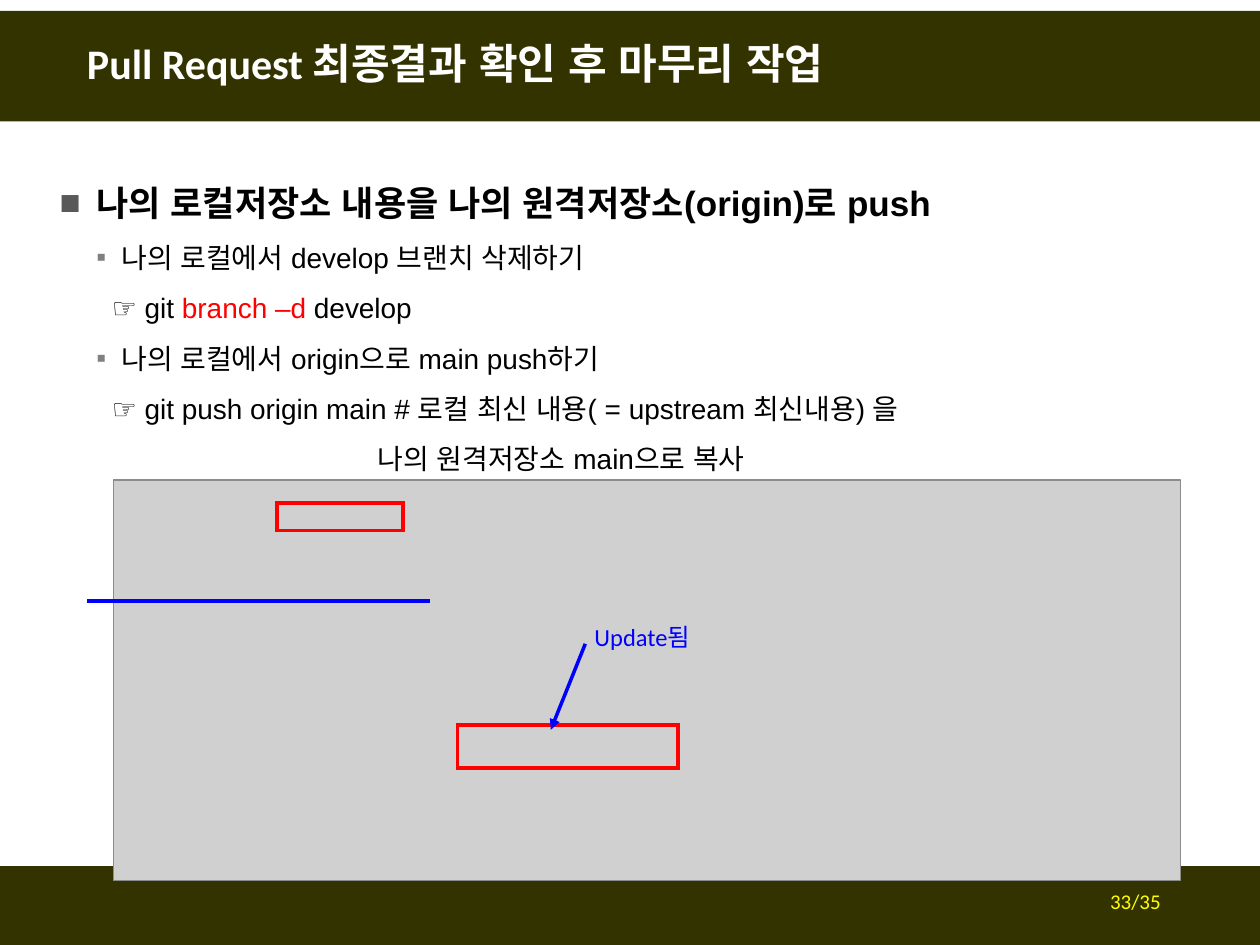
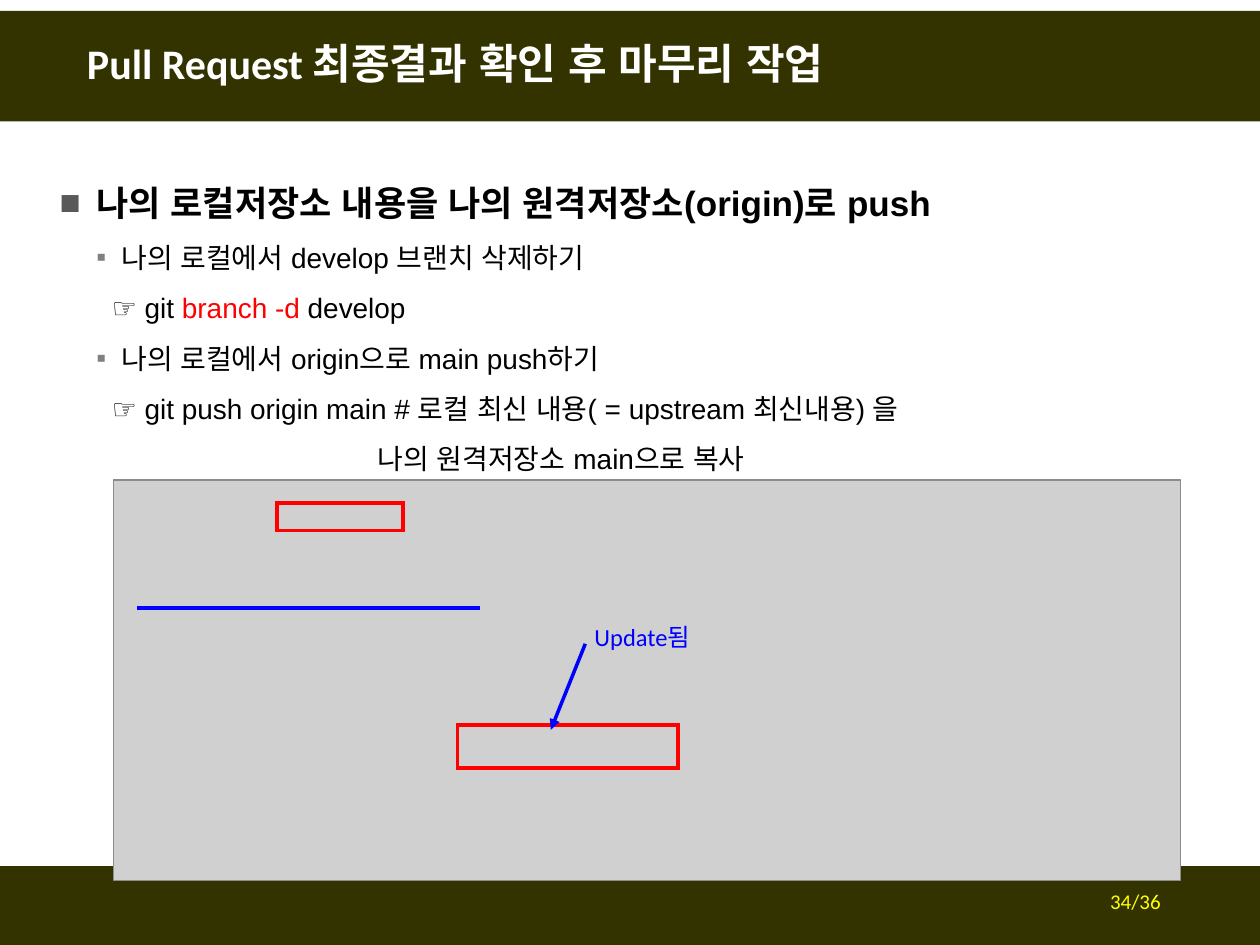
Before and after one commit to fasthill/github-lecture, a slide deck: slide 34 of git및github첫걸음3-forkclonePR.pptx (slide 33 before the commit). Drawn at 1260x945 pixels with LibreOffice and Linux fonts; fonts in the diff are those of the drawing; grey boxes stand for pictures. Boxes give left, top, right and bottom in pixels: in the first picture for what was removed or moved away, otherwise in the second. Text is boxed around its words. In the diff, an @@ line names an element or a change of style, - is before the commit and + after.

```diff
--- a/git및github첫걸음3-forkclonePR.pptx
+++ b/git및github첫걸음3-forkclonePR.pptx
@@ text at (145, 297, 406, 324): text changed @@
-  ☞ git branch –d develop
+  ☞ git branch -d develop
@@ line moved from (87, 601) - (431, 601) to (137, 609) - (480, 609) @@
@@ page number at (1110, 894, 1161, 910): text changed @@
-33/35
+34/36
```
Also in this commit, not shown: 6 other slides changed, 1 slide added.
